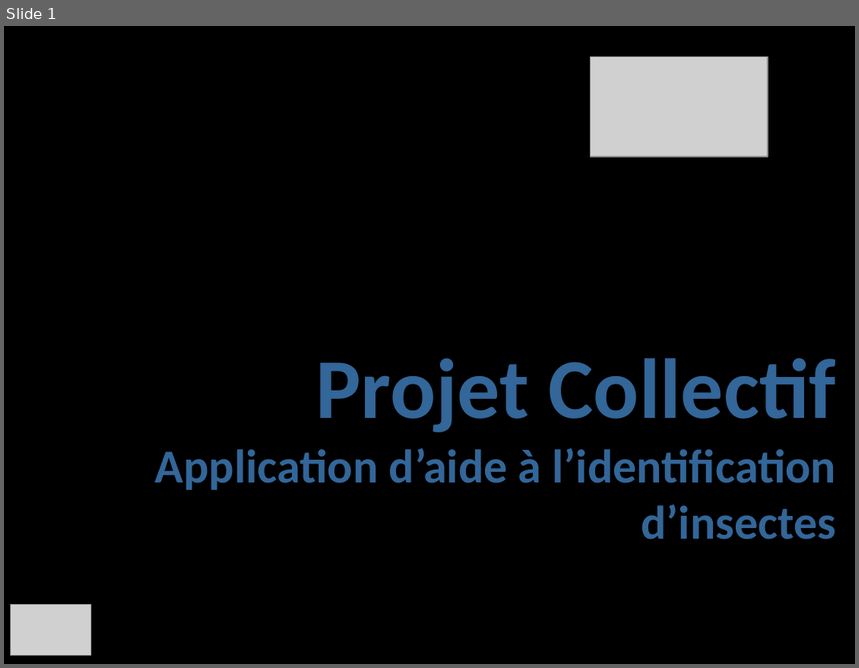
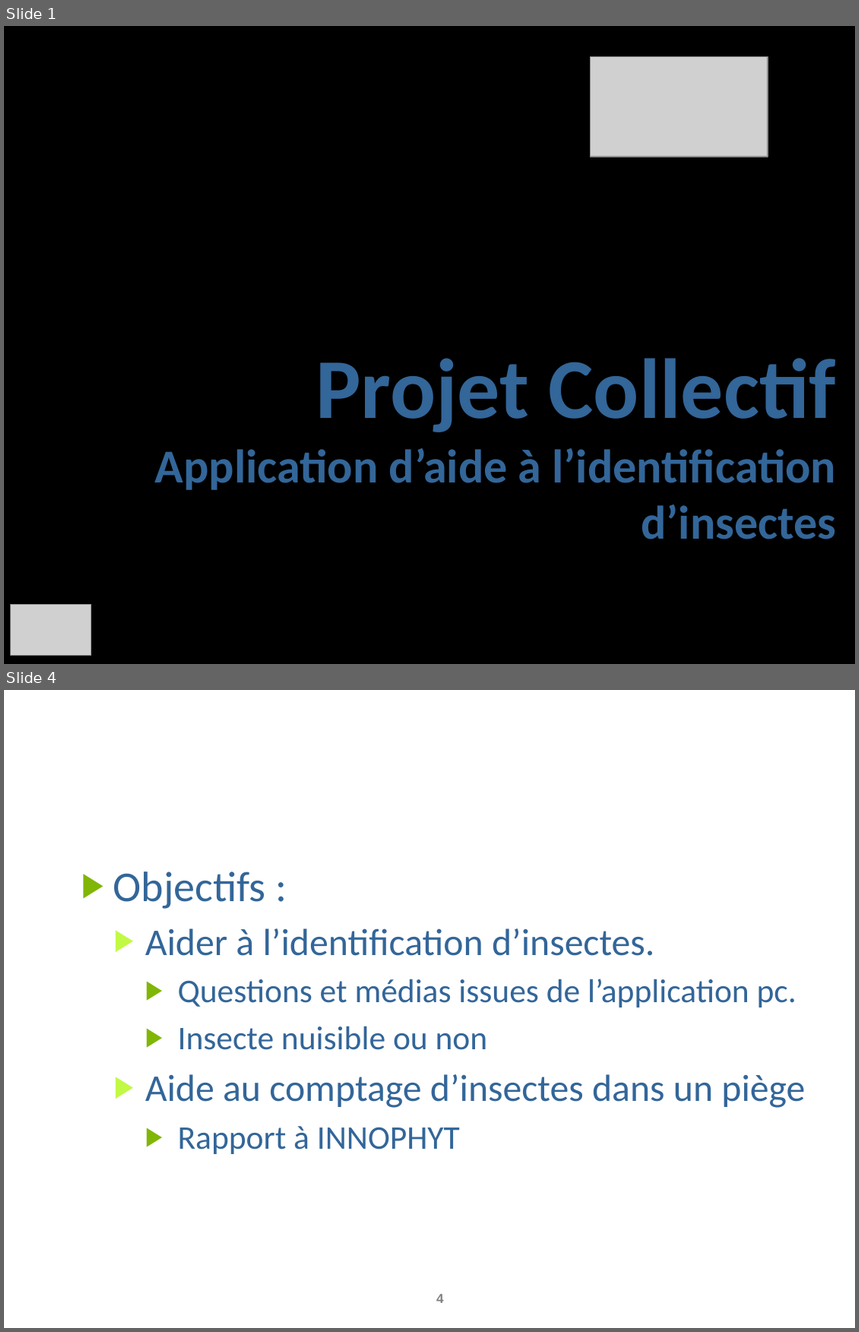
Before and after one commit to AnceretMatthieu/bebete, a slide deck: Soutenance/soutenance-projet-co.pptx. Shown one above the other, each under a label of ours: slide 1 before the commit, slides 1 and 4 after it; the slides between them are not shown. The pictures are 859x668 and 859x1332 pixels, drawn with LibreOffice and Linux fonts; fonts in the diff are those of the drawing; grey boxes stand for pictures; background and template pictures are left out. Boxes give left, top, right and bottom in pixels: in the first picture for what was removed or moved away, otherwise in the second. Text is boxed around its words. In the diff, an @@ line names an element or a change of style, - is before the commit and + after.

```diff
--- a/Soutenance/soutenance-projet-co.pptx
+++ b/Soutenance/soutenance-projet-co.pptx
@@ slide 4 added at [4,690,855,1328], background picture (left out) @@
@@ text added at [113,872,805,1154], 28 pt, text #336699 @@
+▶ Objectifs :
+  ▶ Aider à l’identification d’insectes.
+    ▶ Questions et médias issues de l’application pc.
+    ▶ Insecte nuisible ou non
+  ▶ Aide au comptage d’insectes dans un piège
+    ▶ Rapport à INNOPHYT
@@ title added at [588,979,750,1008], 44 pt, text #FFFFFF @@
+II. Application mobile (1)
@@ page number added at [436,1294,444,1303], 11 pt, text #808080, bold @@
+4
```
Also in this commit, not shown: 5 slides changed, 10 other slides added, 2 slides removed.
